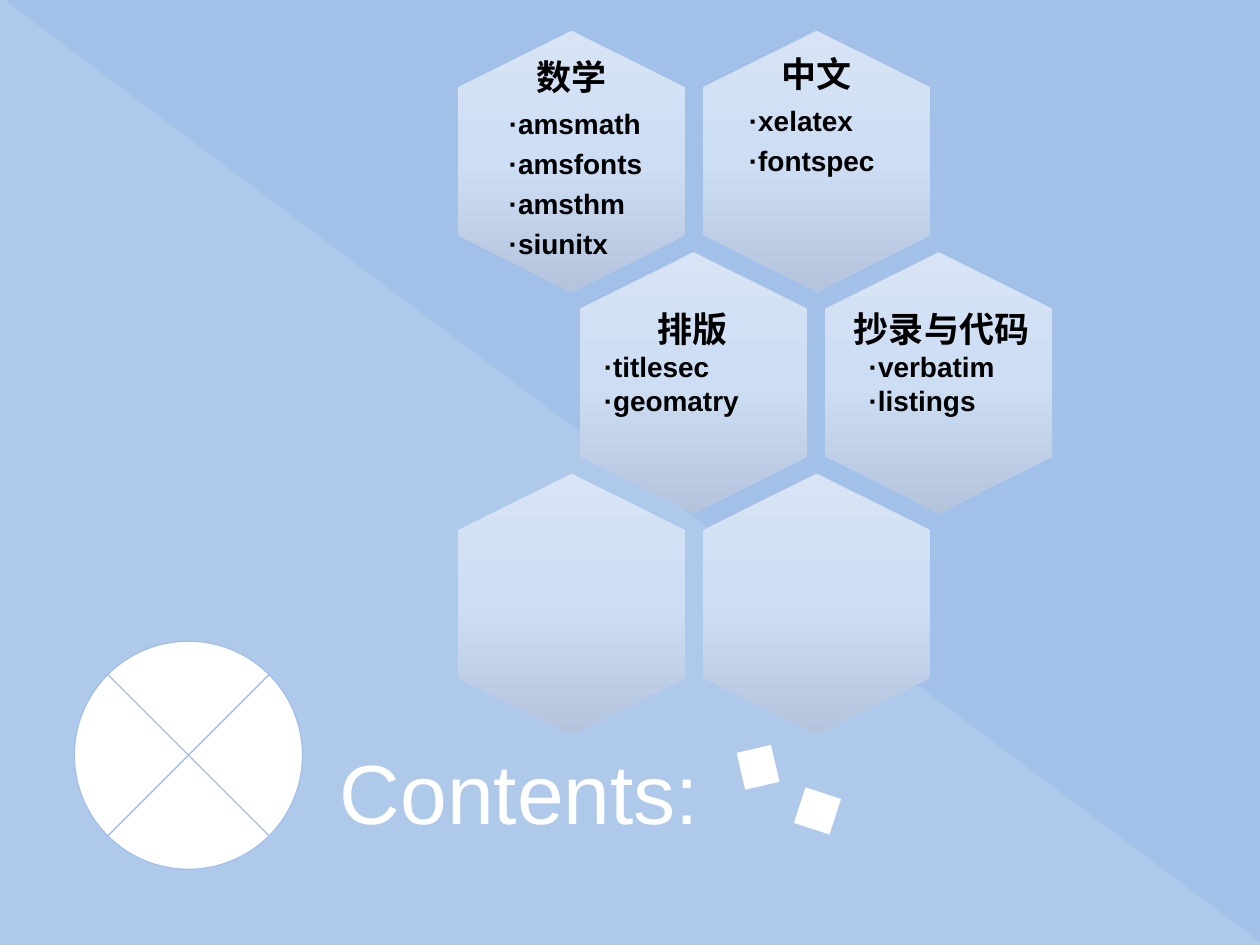
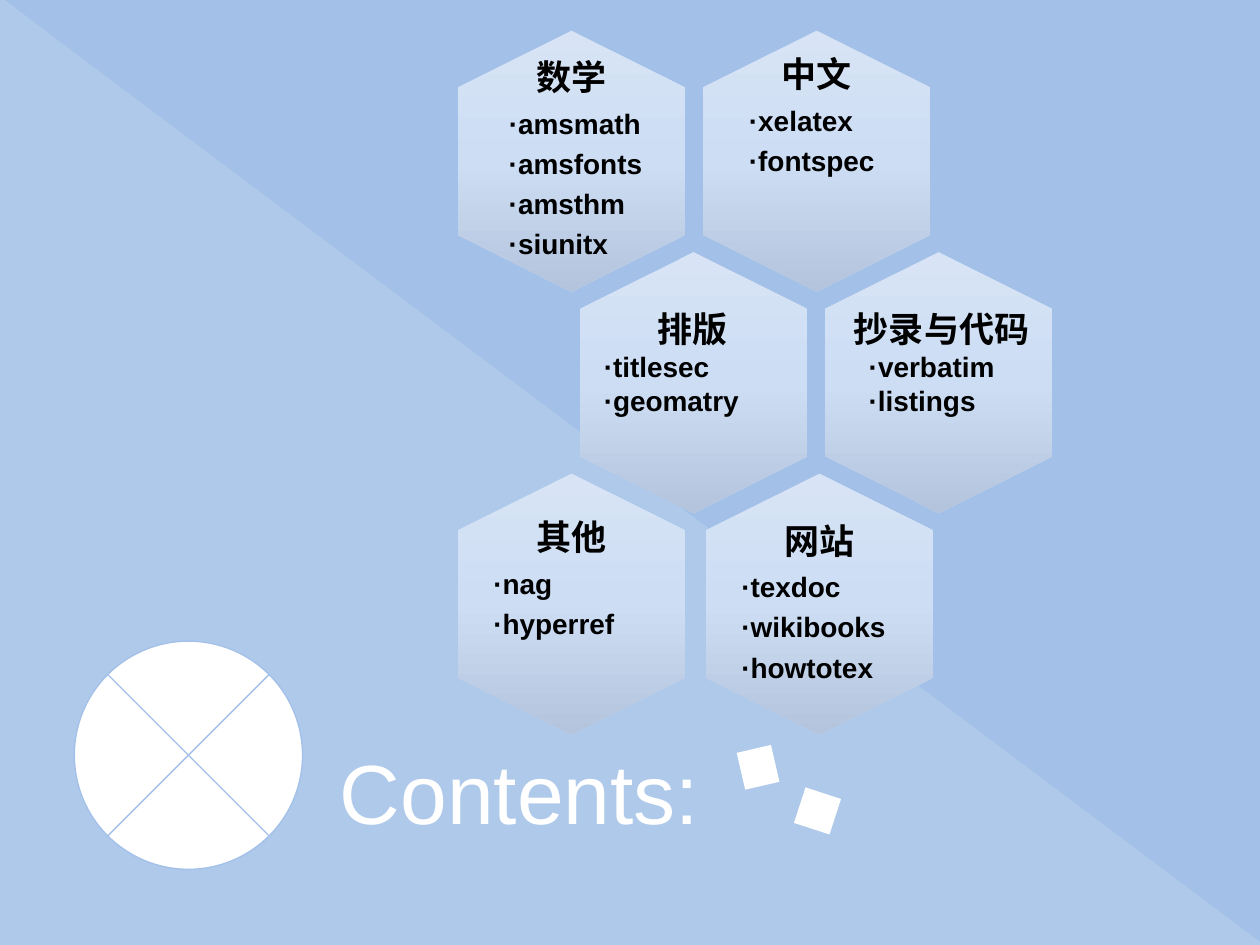
Before and after one commit to eesast/lectures, a slide deck: slide 2 of drafts/latex/常用宏包及其他高阶内容.pptx. Drawn at 1260x945 pixels with LibreOffice and Linux fonts; fonts in the diff are those of the drawing. Boxes give left, top, right and bottom in pixels: in the first picture for what was removed or moved away, otherwise in the second. Text is boxed around its words. In the diff, an @@ line names an element or a change of style, - is before the commit and + after.

```diff
--- a/drafts/latex/常用宏包及其他高阶内容.pptx
+++ b/drafts/latex/常用宏包及其他高阶内容.pptx
@@ text added at [493,520,614,639], 16 pt, text #000000, bold @@
+其他
+·nag
+·hyperref
@@ text added at [741,524,885,679], 16 pt, text #000000, bold @@
+网站
+·texdoc
+·wikibooks
+·howtotex
```
Also in this commit, not shown: 7 other slides changed, 3 slides added, 1 other file.
